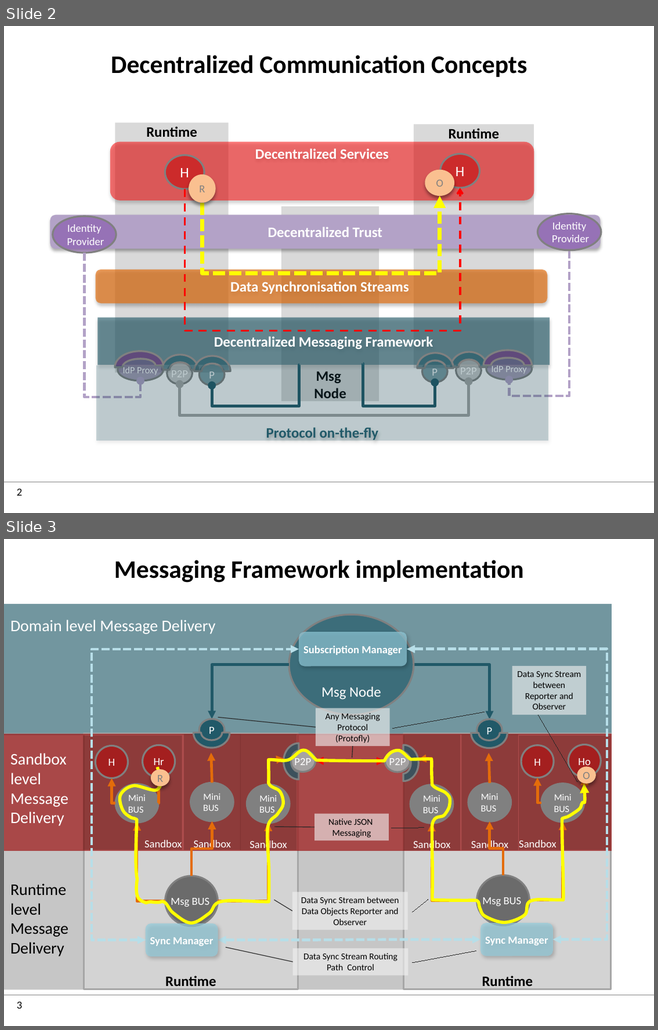
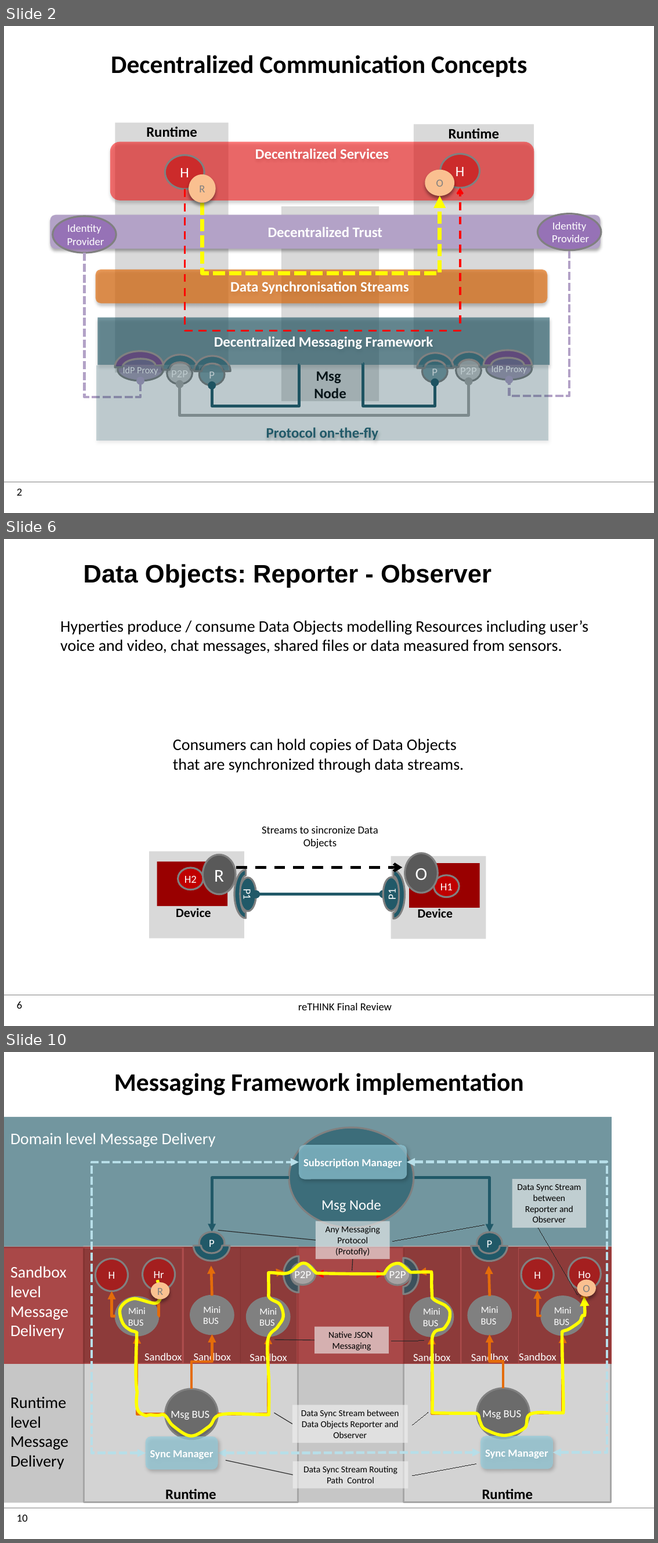
Before and after one commit to reTHINK-project/specs, a slide deck: tutorials/images.pptx. Shown one above the other, each under a label of ours: slides 2 and 3 before the commit, slides 2, 6 and 10 after it; the slides between them are not shown. The pictures are 658x1030 and 658x1543 pixels, drawn with LibreOffice and Linux fonts; fonts in the diff are those of the drawing; background and template pictures are left out. Boxes give left, top, right and bottom in pixels: in the first picture for what was removed or moved away, otherwise in the second. Text is boxed around its words. In the diff, an @@ line names an element or a change of style, - is before the commit and + after.

```diff
--- a/tutorials/images.pptx
+++ b/tutorials/images.pptx
@@ slide 6 added at (x1=4, y1=539, x2=654, y2=1026), background #FFFFFF; not listed: 2 template elements that a slide beside it also shows @@
@@ text added at (x1=83, y1=564, x2=491, y2=588), 28 pt, text #000000, bold @@
+Data Objects: Reporter - Observer
@@ text added at (x1=60, y1=620, x2=588, y2=654), 18 pt, text #000000 @@
+Hyperties produce / consume Data Objects modelling Resources including user’s voice and video, chat messages, shared files or data measured from sensors.
@@ text added at (x1=173, y1=739, x2=463, y2=773), 18 pt, text #000000 @@
+Consumers can hold copies of Data Objects that are synchronized through data streams.
@@ text added at (x1=262, y1=826, x2=378, y2=848), 12 pt, text #000000 @@
+Streams to sincronize Data Objects
@@ rectangle added at (x1=149, y1=852, x2=244, y2=939), fill #D9D9D9 @@
@@ rectangle added at (x1=157, y1=862, x2=227, y2=907), fill #990000 @@
@@ ellipse added at (x1=178, y1=868, x2=204, y2=890), fill #C00000, outline #808080 2 pt, 12 pt, text #FFFFFF @@
+H2
@@ ellipse added at (x1=203, y1=855, x2=236, y2=895), fill #595959, outline #808080 2 pt, 20 pt, text #FFFFFF @@
+R
@@ arrow added from (236, 868) to (402, 868), #000000 3 pt dashed @@
@@ rectangle added at (x1=390, y1=856, x2=485, y2=939), fill #D9D9D9 @@
@@ ellipse added at (x1=405, y1=853, x2=438, y2=893), fill #595959, outline #808080 2 pt, 20 pt, text #FFFFFF @@
+O
@@ rectangle added at (x1=409, y1=863, x2=479, y2=908), fill #990000 @@
@@ arch (boxed as its full ring) added at (x1=234, y1=870, x2=257, y2=918), fill #215968, outline #808080 2 pt @@
@@ ellipse added at (x1=239, y1=878, x2=256, y2=911), fill #215968, outline #808080 2 pt, 12 pt, text #FFFFFF @@
+P1
@@ arch (boxed as its full ring) added at (x1=382, y1=871, x2=404, y2=919), fill #215968, outline #808080 2 pt @@
@@ ellipse added at (x1=383, y1=877, x2=400, y2=911), fill #215968, outline #808080 2 pt, 12 pt, text #FFFFFF @@
+P1
@@ ellipse added at (x1=433, y1=875, x2=459, y2=897), fill #C00000, outline #808080 2 pt, 12 pt, text #FFFFFF @@
+H1
@@ elbow double arrow added from (383, 895) to (256, 895), #215968 3 pt @@
@@ text added at (x1=176, y1=908, x2=210, y2=917), 14 pt, text #000000, bold @@
+Device
@@ text added at (x1=418, y1=907, x2=452, y2=918), 14 pt, text #000000, bold @@
+Device
@@ text added at (x1=298, y1=1003, x2=391, y2=1011), 12 pt, text #000000 @@
+reTHINK Final Review
@@ what was slide 3 is now slide 10 @@
@@ page number at (x1=17, y1=1515, x2=28, y2=1522): text changed @@
-3
+10
```
Also in this commit, not shown: 3 slides changed, 6 other slides added, 1 other file.
